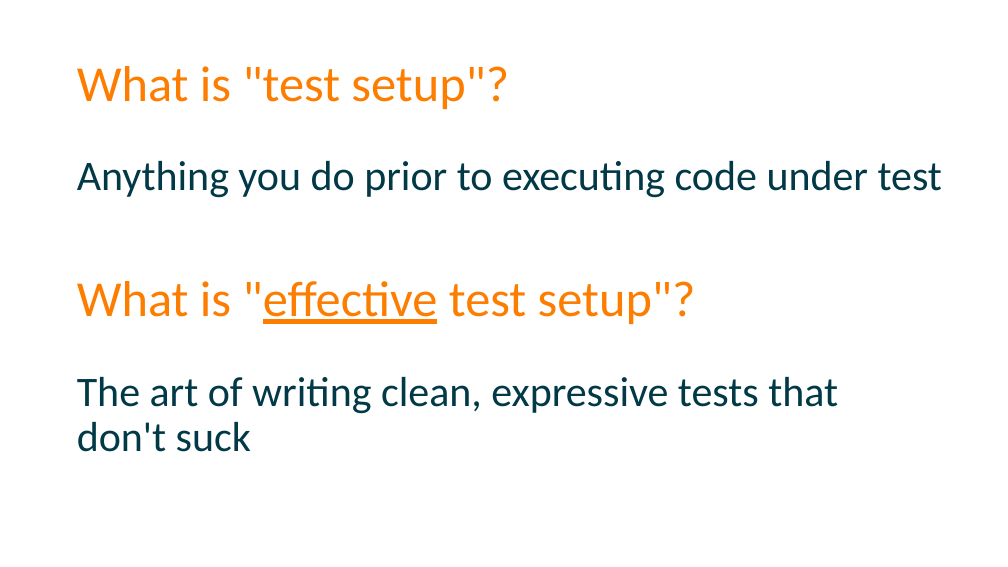
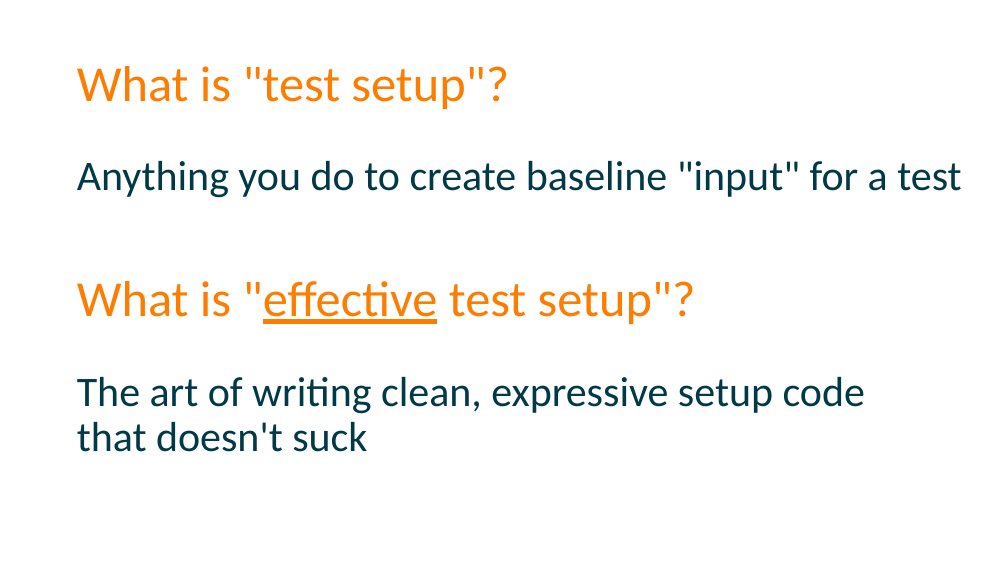
Before and after one commit to spetryjohnson/Talk-Patterns_of_Effective_Test_Setup, a slide deck: slide 16 of POETS - CodeMash 2017.pptx. Drawn at 1008x567 pixels with LibreOffice and Linux fonts; fonts in the diff are those of the drawing. Boxes give left, top, right and bottom in pixels: in the first picture for what was removed or moved away, otherwise in the second. Text is boxed around its words. In the diff, an @@ line names an element or a change of style, - is before the commit and + after.

Commit message:
Just before refactor narrative
Moving integration tests into the main body of the talk

```diff
--- a/POETS - CodeMash 2017.pptx
+++ b/POETS - CodeMash 2017.pptx
@@ text at box(77, 161, 961, 198): text changed @@
-Anything you do prior to executing code under test
+Anything you do to create baseline "input" for a test
@@ text at box(77, 377, 865, 452): text changed @@
-The art of writing clean, expressive tests that don't suck
+The art of writing clean, expressive setup code that doesn't suck
```
Also in this commit, not shown: 15 other slides changed, 2 slides added, 2 slides removed, 1 other file.
